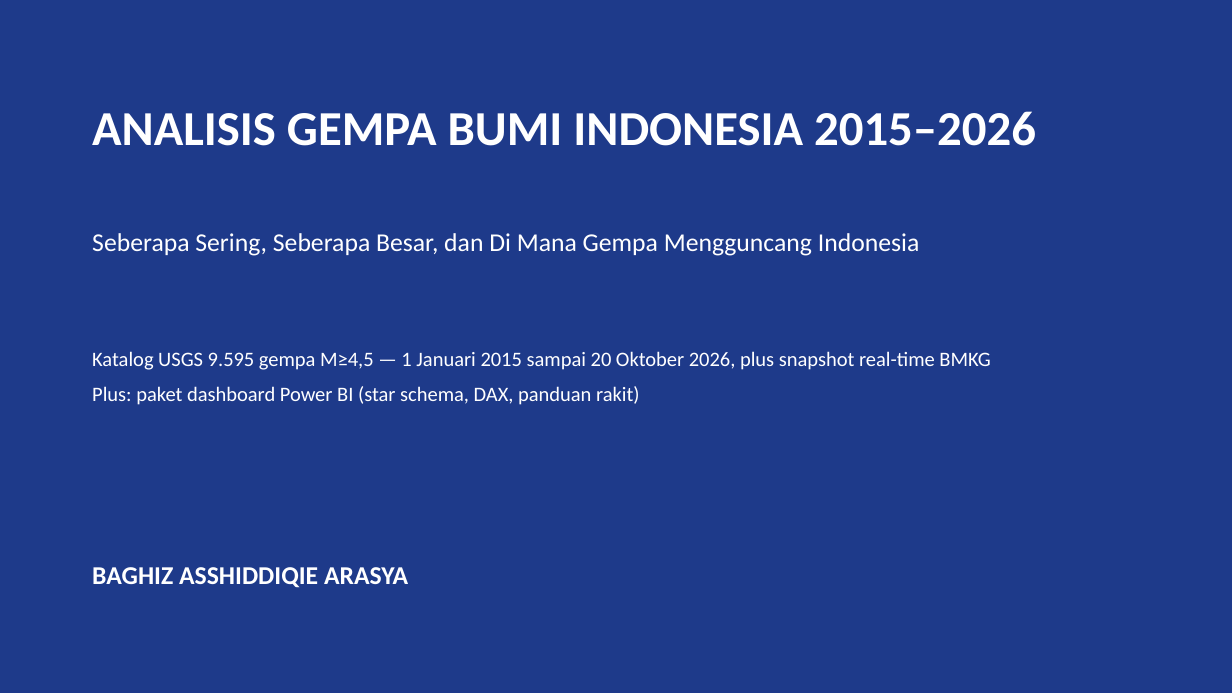
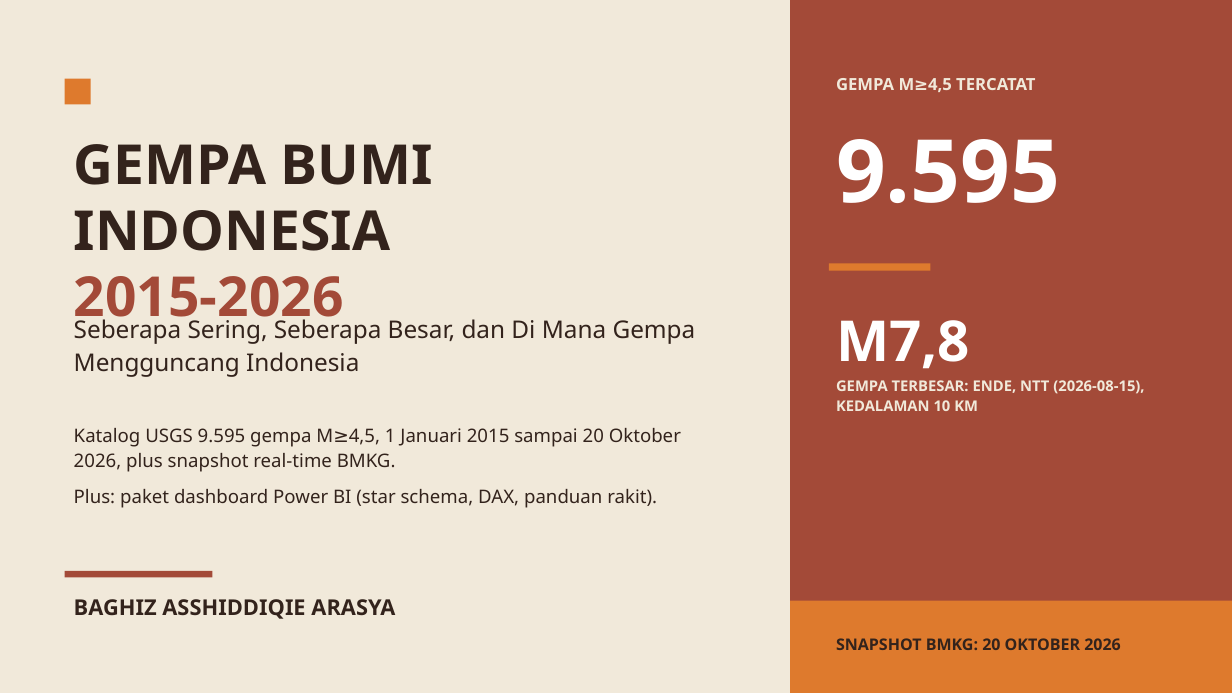
Before and after one commit to baghizash/gempa-bumi-indonesia-2026, a slide deck: slide 1 of Portofolio-Analisis-Gempa-Bumi.pptx. Drawn at 1232x693 pixels with LibreOffice and Linux fonts; fonts in the diff are those of the drawing. Boxes give left, top, right and bottom in pixels: in the first picture for what was removed or moved away, otherwise in the second. Text is boxed around its words. In the diff, an @@ line names an element or a change of style, - is before the commit and + after.

```diff
--- a/Portofolio-Analisis-Gempa-Bumi.pptx
+++ b/Portofolio-Analisis-Gempa-Bumi.pptx
@@ background #1E3A8A to #F1E9DA @@
@@ rectangle added at bbox=[790, 0, 1232, 693], fill #A34A38 @@
@@ rectangle added at bbox=[65, 79, 91, 104], fill #DE7A2D @@
@@ text added at bbox=[836, 78, 1035, 92], 13 pt, text #F1E9DA, bold @@
+GEMPA M≥4,5 TERCATAT
@@ text at bbox=[74, 144, 433, 331]: text changed; size 38 to 43 pt; font Calibri to Noto Sans; text colour #FFFFFF to #33231C @@
-ANALISIS GEMPA BUMI INDONESIA 2015–2026
+GEMPA BUMI INDONESIA
+2015-2026
@@ text added at bbox=[836, 139, 1061, 203], 68 pt, text #FFFFFF, bold @@
+9.595
@@ rectangle added at bbox=[829, 263, 931, 271], fill #DE7A2D @@
@@ text "Seberapa Sering, Seberapa Besar, dan ...": place and size @@
-text "Seberapa Sering, Seberapa Besar, dan ..." at bbox=[92, 233, 920, 256]
+text "Seberapa Sering, Seberapa Besar, dan ..." at bbox=[74, 315, 696, 377]
@@ text "Seberapa Sering, Seberapa Besar, dan ..." at bbox=[74, 315, 696, 377]: size 20 to 19 pt, font Calibri to Noto Sans, text colour #FFFFFF to #33231C; line spacing 1 to 1.15; less space between paragraphs @@
@@ text added at bbox=[836, 320, 1144, 411], 11.5 pt, text #F1E9DA, bold @@
+M7,8
+GEMPA TERBESAR: ENDE, NTT (2026-08-15), KEDALAMAN 10 KM
@@ text at bbox=[74, 428, 681, 508]: text changed; size 16 to 14.5 pt; font Calibri to Noto Sans; text colour #FFFFFF to #33231C @@
-Katalog USGS 9.595 gempa M≥4,5 — 1 Januari 2015 sampai 20 Oktober 2026, plus snapshot real-time BMKG
-Plus: paket dashboard Power BI (star schema, DAX, panduan rakit)
+Katalog USGS 9.595 gempa M≥4,5, 1 Januari 2015 sampai 20 Oktober 2026, plus snapshot real-time BMKG.
+Plus: paket dashboard Power BI (star schema, DAX, panduan rakit).
@@ text "BAGHIZ ASSHIDDIQIE ARASYA": place and size @@
-text "BAGHIZ ASSHIDDIQIE ARASYA" at bbox=[92, 567, 408, 588]
+text "BAGHIZ ASSHIDDIQIE ARASYA" at bbox=[74, 599, 395, 619]
@@ text "BAGHIZ ASSHIDDIQIE ARASYA" at bbox=[74, 599, 395, 619]: size 20 to 17 pt, font Calibri to Noto Sans, text colour #FFFFFF to #33231C; less space between paragraphs @@
@@ rectangle added at bbox=[65, 571, 213, 578], fill #A34A38 @@
@@ rectangle added at bbox=[790, 601, 1232, 693], fill #DE7A2D @@
@@ text added at bbox=[836, 638, 1121, 650], 12.5 pt, text #33231C, bold @@
+SNAPSHOT BMKG: 20 OKTOBER 2026
```
Also in this commit, not shown: 9 other slides changed.
